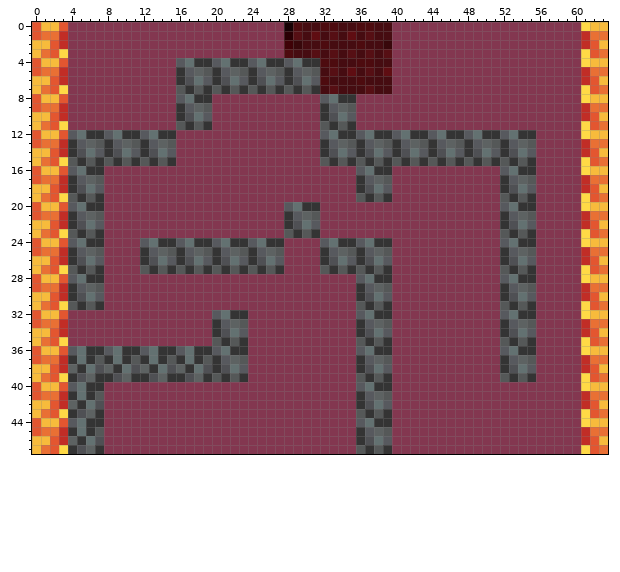
File history of a pixel-art sprite, Maps/7_m.png. Above, as it was before the edit.
The file is 64x48 pixels. Colours within 5 levels of each other are drawn and written as one.
Once edited:
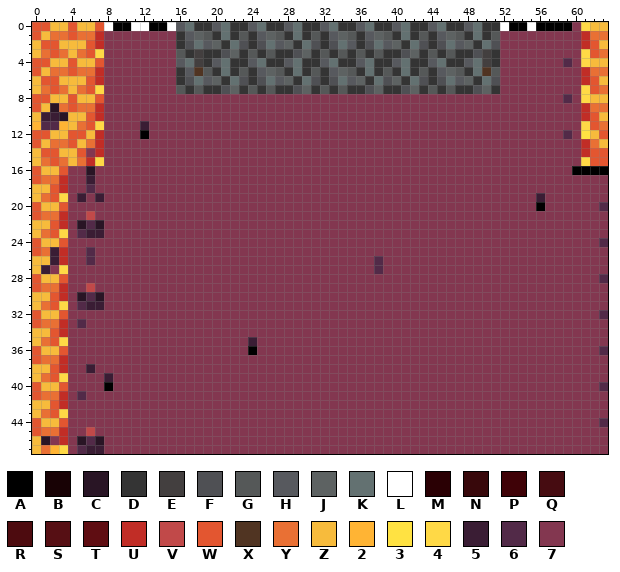
Palette (. is transparent): A #000000  B #180205  C #291525  D #343434  E #433f3f  F #4f5054  G #555858  H #57595e  J #5d6262  K #637171  L #ffffff  M #2a0004  N #38080b  P #3f0207  Q #460c11  R #4d0b0f  S #560f14  T #5f0d12  U #c12d26  V #c14949  W #e35630  X #503422  Y #e97034  Z #f7bb3c  2 #ffb434  3 #ffe242  4 #ffd946  5 #3a1d34  6 #522a48  7 #833750
The exact change:
y 0: x 1 Z -> W; x 3..59 W777777777777777777777777BRQQRRQQRRQQ77777777777777777777 -> ZWZZWLAALLAALHKDDHKDDHKDDHKDDHKDDHKDDHKDDHKDDHKDDLAALAAAA
y 1: x 1 Y -> Z; x 3..7 U7777 -> YWYYU; x 16..51 777777777777MSQTQSQTQSQQ777777777777 -> DHJGDKDGDHJGDKDGDHJGDHJGDKDGDHJGDKDG
y 2: x 1 Z -> W; x 3..7 U7777 -> ZZZWU; x 16..51 777777777777PNQQRQQQRQQN777777777777 -> DFKHJDKFDFKHJDKFDFKHDFKHJDKFDFKHJDKF
y 3: x 3..7 47777 -> YZYW4; x 16..51 777777777777RQQSQSQSQSQS777777777777 -> GDEDDFJDGDGDDFJDGDGDGDGDDFJDGDGDDFED
y 4: x 1 Z -> W; x 3..7 W7777 -> ZWZZW; x 18 D -> E; x 32..51 RRQQRRQQ777777777777 -> HKDDHKDDHKDDHKDDHKED; x 59 7 -> 6
y 5: x 1 Y -> Z; x 3..7 U7777 -> YWYYU; x 18 J -> X; x 21..22 HJ -> KD; x 29..30 HJ -> KD; x 32..51 QSQTQSQT777777777777 -> DHJGDKDGDKDGDHJGDKXG
y 6: x 1 Z -> W; x 3..7 U7777 -> ZZZWU; x 20..21 DF -> JD; x 23 H -> F; x 28..29 DF -> JD; x 31..51 HRQQQRQQQ777777777777 -> FDFKHJDKFJDKFDFKHJDKF
y 7: x 3..7 47777 -> YZYW4; x 20..22 GDG -> DFJ; x 28..30 GDG -> DFJ; x 32..51 QSQQQSQQ777777777777 -> GDGDDFJDDFJDGDGDDFJD
y 8: x 1 Z -> W; x 3..7 W7777 -> ZWZZW; x 16..19 HKDD -> 7777; x 32..35 HKDD -> 7777; x 59 7 -> 6
y 9: x 1..7 YYU7777 -> ZCYWYYU; x 16..19 DHJG -> 7777; x 32..35 DHJG -> 7777
y 10: x 1..7 ZWU7777 -> 55CZZWU; x 16..19 DFKH -> 7777; x 32..35 DFKH -> 7777
y 11: x 0..7 ZYW47777 -> 2662ZYW4; x 12 7 -> 5; x 16..19 GDGD -> 7777; x 32..35 GDGD -> 7777
y 12: x 1 Z -> W; x 3..15 WHKDDHKDDHKDD -> ZWWZU7777A777; x 32..55 HKDDHKDDHKDDHKDDHKDDHKDD -> 777777777777777777777777; x 59 7 -> 6; x 61 4 -> 3; x 63 Z -> W
y 13: x 1 Y -> Z; x 3..15 UDHJGDHJGDHJG -> YWZYU77777777; x 32..55 DHJGDHJGDHJGDHJGDHJGDHJG -> 777777777777777777777777; x 63 Y -> Z
y 14: x 1 Z -> W; x 3..15 UDFKHDFKHDFKH -> ZZW7U77777777; x 32..55 DFKHDFKHDFKHDFKHDFKHDFKH -> 777777777777777777777777; x 63 Z -> W
y 15: x 3..15 4GDGDGDGDGDGD -> YZYU477777777; x 32..55 GDGDGDGDGDGDGDGDGDGDGDGD -> 777777777777777777777777; x 63 Y -> W
y 16: x 4..7 HKDD -> 77C7; x 36..39 HKDD -> 7777; x 52..55 HKDD -> 7777; x 60..63 74ZZ -> AAAA
y 17: x 4..7 DHJG -> 7757; x 36..39 DHJG -> 7777; x 52..55 DHJG -> 7777; x 61..63 UYY -> 777
y 18: x 4..7 DFKH -> 7767; x 36..39 DFKH -> 7777; x 52..55 DFKH -> 7777; x 61..63 UWZ -> 777
y 19: x 4..7 GDGD -> 7575; x 36..39 GDGD -> 7777; x 52..56 GDGD7 -> 77775; x 61..63 4WY -> 777
y 20: x 4..7 HKDD -> 7777; x 28..31 HKDD -> 7777; x 52..56 HKDD7 -> 7777A; x 61..63 4ZZ -> 776
y 21: x 4..7 DHJG -> 77V7; x 28..31 DHJG -> 7777; x 52..55 DHJG -> 7777; x 61..63 UYY -> 777
y 22: x 4..7 DFKH -> 7C6C; x 28..31 DFKH -> 7777; x 52..55 DFKH -> 7777; x 61..63 UWZ -> 777
y 23: x 4..7 GDGD -> 7655; x 28..31 GDGD -> 7777; x 52..55 GDGD -> 7777; x 61..63 4WY -> 777
y 24: x 4..7 HKDD -> 7777; x 12..27 HKDDHKDDHKDDHKDD -> 7777777777777777; x 32..39 HKDDHKDD -> 77777777; x 52..55 HKDD -> 7777; x 61..63 4ZZ -> 776
y 25: x 2 Y -> 5; x 4..7 DHJG -> 7767; x 12..27 DHJGDHJGDHJGDHJG -> 7777777777777777; x 32..39 DHJGDHJG -> 77777777; x 52..55 DHJG -> 7777; x 61..63 UYY -> 777
y 26: x 2 W -> 5; x 4..7 DFKH -> 7767; x 12..27 DFKHDFKHDFKHDFKH -> 7777777777777777; x 32..39 DFKHDFKH -> 77777767; x 52..55 DFKH -> 7777; x 61..63 UWZ -> 777
y 27: x 1..2 YW -> 57; x 4..7 GDGD -> 7777; x 12..27 GDGDGDGDGDGDGDGD -> 7777777777777777; x 32..39 GDGDGDGD -> 77777767; x 52..55 GDGD -> 7777; x 61..63 4WY -> 777
y 28: x 4..7 HKDD -> 7777; x 36..39 HKDD -> 7777; x 52..55 HKDD -> 7777; x 61..63 4ZZ -> 776
y 29: x 4..7 DHJG -> 77V7; x 36..39 DHJG -> 7777; x 52..55 DHJG -> 7777; x 61..63 UYY -> 777
y 30: x 4..7 DFKH -> 7C6C; x 36..39 DFKH -> 7777; x 52..55 DFKH -> 7777; x 61..63 UWZ -> 777
y 31: x 4..7 GDGD -> 7655; x 36..39 GDGD -> 7777; x 52..55 GDGD -> 7777; x 61..63 4WY -> 777
y 32: x 20..23 HKDD -> 7777; x 36..39 HKDD -> 7777; x 52..55 HKDD -> 7777; x 61..63 4ZZ -> 776
y 33: x 5 7 -> 6; x 20..23 DHJG -> 7777; x 36..39 DHJG -> 7777; x 52..55 DHJG -> 7777; x 61..63 UYY -> 777
y 34: x 20..23 DFKH -> 7777; x 36..39 DFKH -> 7777; x 52..55 DFKH -> 7777; x 61..63 UWZ -> 777
y 35: x 20..24 GDGD7 -> 77775; x 36..39 GDGD -> 7777; x 52..55 GDGD -> 7777; x 61..63 4WY -> 777
y 36: x 4..24 HKDDHKDDHKDDHKDDHKDD7 -> 77777777777777777777A; x 36..39 HKDD -> 7777; x 52..55 HKDD -> 7777; x 61..63 4ZZ -> 776
y 37: x 4..23 DKDGDKDGDKDGDKDGDHJG -> 77777777777777777777; x 36..39 DHJG -> 7777; x 52..55 DHJG -> 7777; x 61..63 UYY -> 777
y 38: x 4..23 JDKFJDKFJDKFJDKFDFKH -> 77577777777777777777; x 36..39 DFKH -> 7777; x 52..55 DFKH -> 7777; x 61..63 UWZ -> 777
y 39: x 4..23 DFJDDFJDDFJDDFJDGDGD -> 77775777777777777777; x 36..39 GDGD -> 7777; x 52..55 GDGD -> 7777; x 61..63 4WY -> 777
y 40: x 4..8 HKDD7 -> 7777A; x 36..39 HKDD -> 7777; x 61..63 4ZZ -> 776
y 41: x 4..7 DKDG -> 7677; x 36..39 DHJG -> 7777; x 61..63 UYY -> 777
y 42: x 4..7 JDKF -> 7777; x 36..39 DFKH -> 7777; x 61..63 UWZ -> 777
y 43: x 4..7 DFJD -> 7777; x 36..39 GDGD -> 7777; x 61..63 4WY -> 777
y 44: x 4..7 HKDD -> 7777; x 36..39 HKDD -> 7777; x 61..63 4ZZ -> 776
y 45: x 4..7 DKDG -> 77V7; x 36..39 DHJG -> 7777; x 61..63 UYY -> 777
y 46: x 1..2 ZW -> C7; x 4..7 JDKF -> 7C6C; x 36..39 DFKH -> 7777; x 61..63 UWZ -> 777
y 47: x 2 W -> 2; x 4..7 DFJD -> 7655; x 36..39 GDGD -> 7777; x 61..63 4WY -> 777
Changed places in both pictures, as pixel boxes (x1, y1, x2, y2):
changed: (32, 22, 608, 454)
